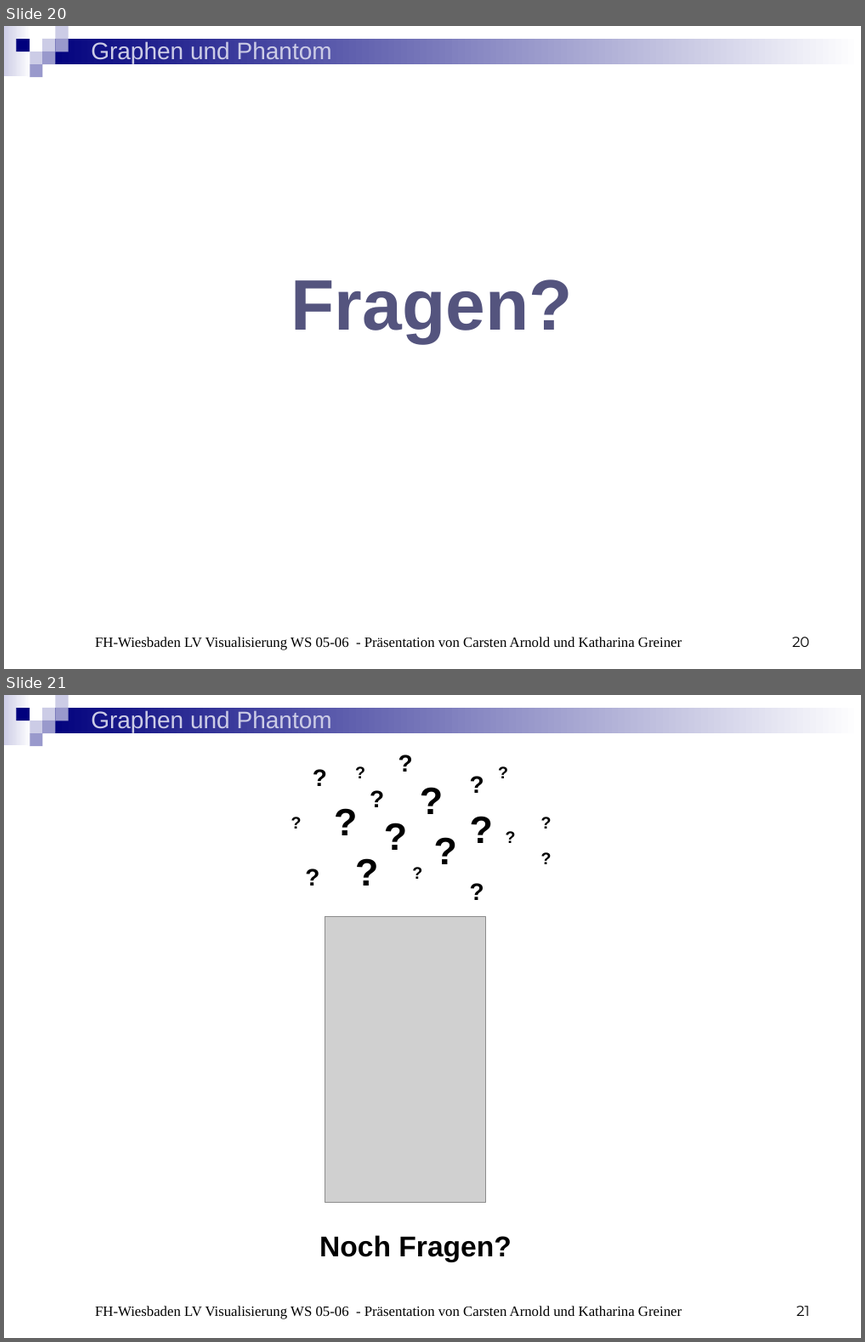
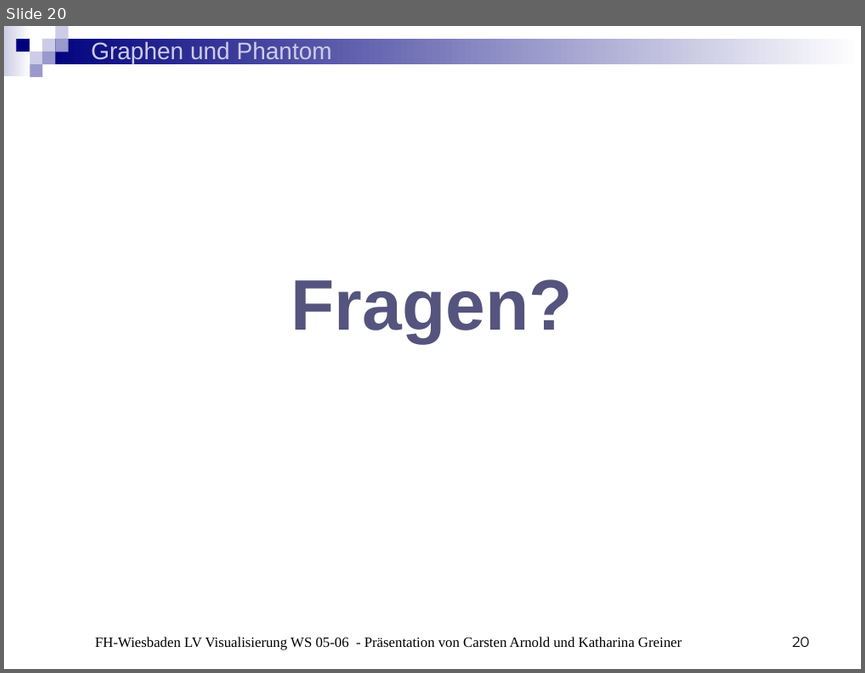
Before and after one commit to BackupTheBerlios/phantom-graphs-svn, a slide deck: trunk/Präsentationen/Präsentation2.ppt. Shown one above the other, each under a label of ours: slides 20 and 21 before the commit, slide 20 after it. The pictures are 865x1342 and 865x673 pixels, drawn with LibreOffice and Linux fonts; fonts in the diff are those of the drawing; grey boxes stand for pictures. Boxes give left, top, right and bottom in pixels: in the first picture for what was removed or moved away, otherwise in the second. Text is boxed around its words. In the diff, an @@ line names an element or a change of style, - is before the commit and + after.

```diff
--- a/trunk/Präsentationen/Präsentation2.ppt
+++ b/trunk/Präsentationen/Präsentation2.ppt
@@ slide 21 removed at box(4, 695, 861, 1338), background #FFFFFF; not listed: 10 template elements that a slide beside it also shows @@
@@ text removed at box(390, 743, 421, 782) @@
-?
@@ text removed at box(304, 758, 336, 795) @@
-?
@@ text removed at box(347, 758, 374, 787) @@
-?
@@ text removed at box(461, 766, 494, 803) @@
-?
@@ text removed at box(490, 758, 517, 787) @@
-?
@@ text removed at box(325, 794, 365, 848) @@
-?
@@ text removed at box(361, 779, 393, 817) @@
-?
@@ text removed at box(411, 772, 451, 827) @@
-?
@@ text removed at box(283, 808, 310, 837) @@
-?
@@ text removed at box(375, 808, 415, 863) @@
-?
@@ text removed at box(426, 822, 466, 877) @@
-?
@@ text removed at box(460, 800, 501, 855) @@
-?
@@ text removed at box(497, 822, 524, 851) @@
-?
@@ text removed at box(533, 808, 560, 837) @@
-?
@@ text removed at box(347, 843, 387, 898) @@
-?
@@ text removed at box(533, 843, 560, 873) @@
-?
@@ text removed at box(297, 858, 329, 896) @@
-?
@@ text removed at box(404, 858, 432, 887) @@
-?
@@ text removed at box(461, 873, 494, 910) @@
-?
@@ picture removed at box(325, 916, 485, 1202) @@
@@ text removed at box(319, 1235, 511, 1262) @@
-Noch Fragen?
@@ text removed at box(95, 1305, 681, 1319) @@
-FH-Wiesbaden LV Visualisierung WS 05-06 - Präsentation von Carsten Arnold und Katharina Greiner
@@ page number removed at box(796, 1305, 810, 1315) @@
-21
```
Also in this commit, not shown: 2 slides changed.
